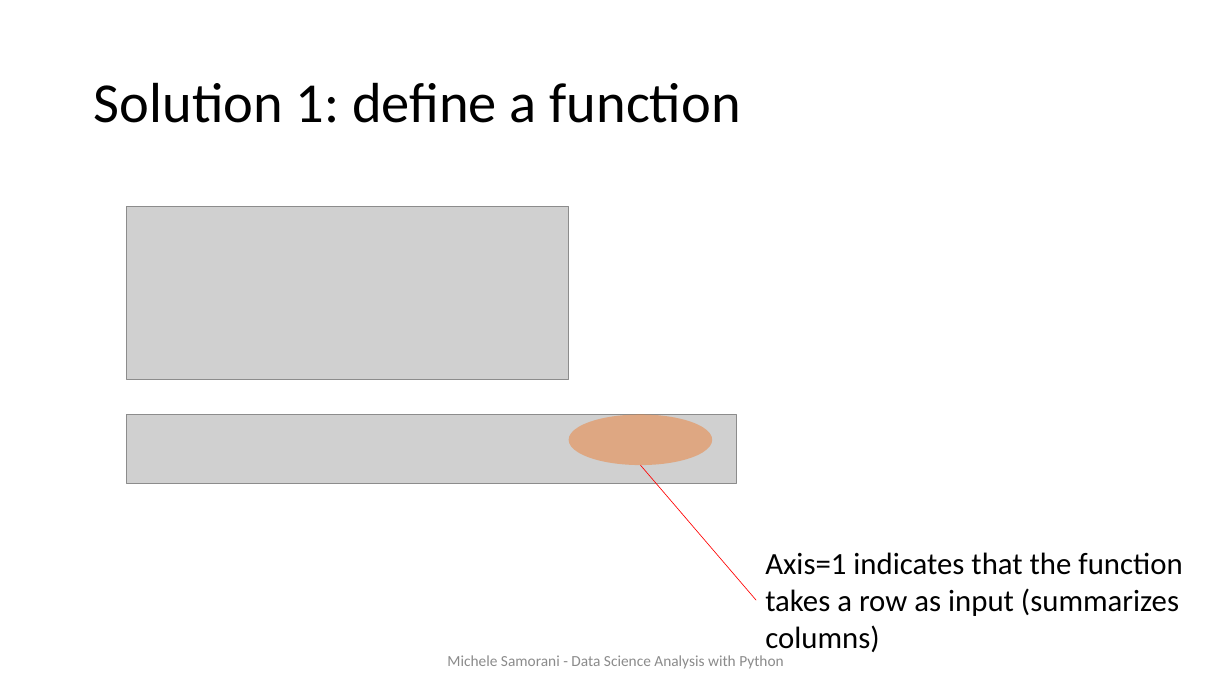
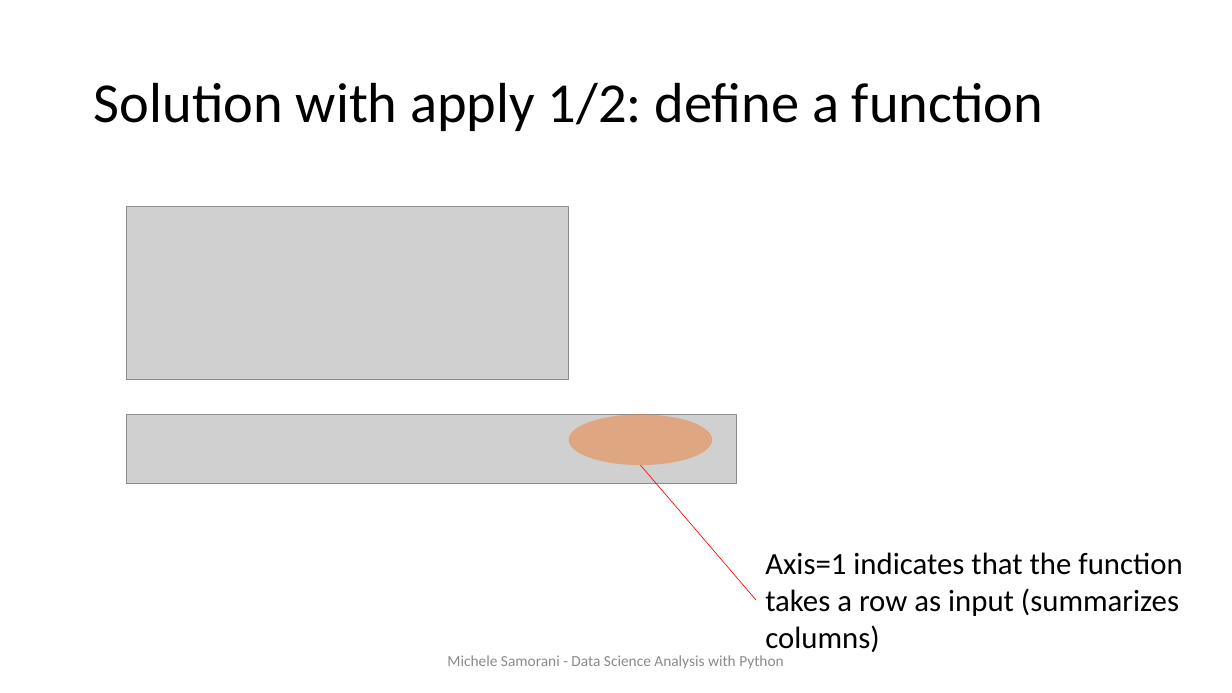
Before and after one commit to samorani/Data-Science-Analysis-with-Python, a slide deck: slide 20 of Module 5 -- cleaning and summary stats/Module 5 -- data cleaning.pptx. Drawn at 1232x693 pixels with LibreOffice and Linux fonts; fonts in the diff are those of the drawing; grey boxes stand for pictures. Boxes give left, top, right and bottom in pixels: in the first picture for what was removed or moved away, otherwise in the second. Text is boxed around its words. In the diff, an @@ line names an element or a change of style, - is before the commit and + after.

```diff
--- a/Module 5 -- cleaning and summary stats/Module 5 -- data cleaning.pptx
+++ b/Module 5 -- cleaning and summary stats/Module 5 -- data cleaning.pptx
@@ title at bbox=[94, 82, 1043, 131]: text changed @@
-Solution 1: define a function
+Solution with apply 1/2: define a function
```
Also in this commit, not shown: 4 other slides changed, 2 slides added, 3 other files.
